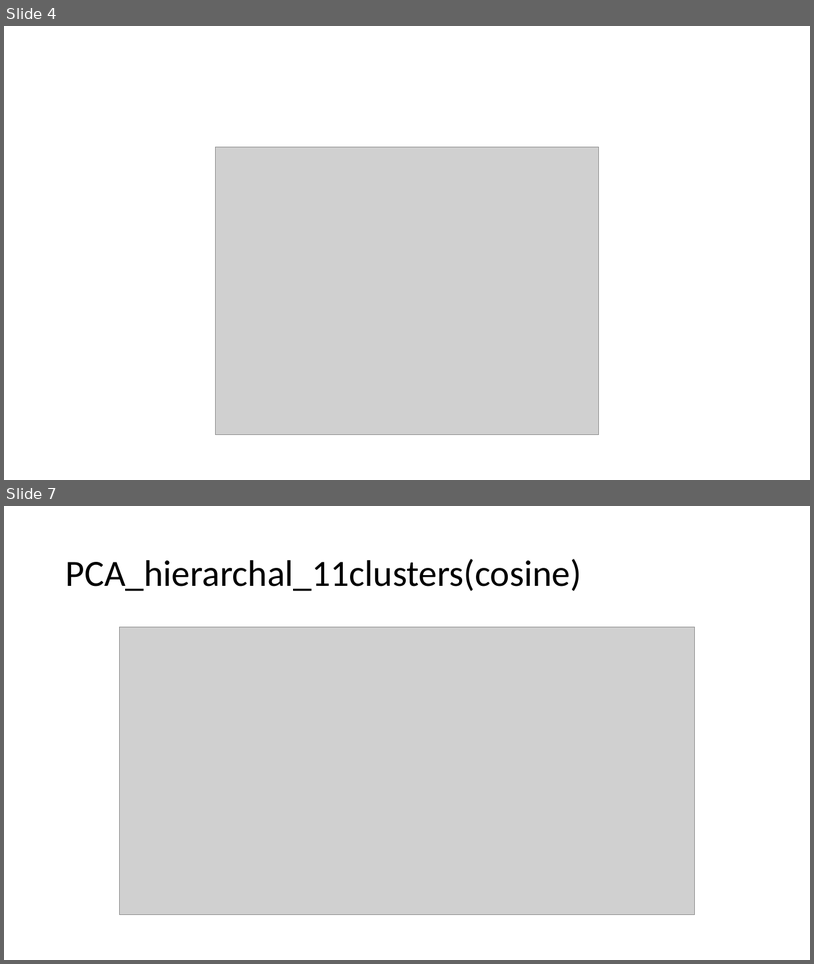
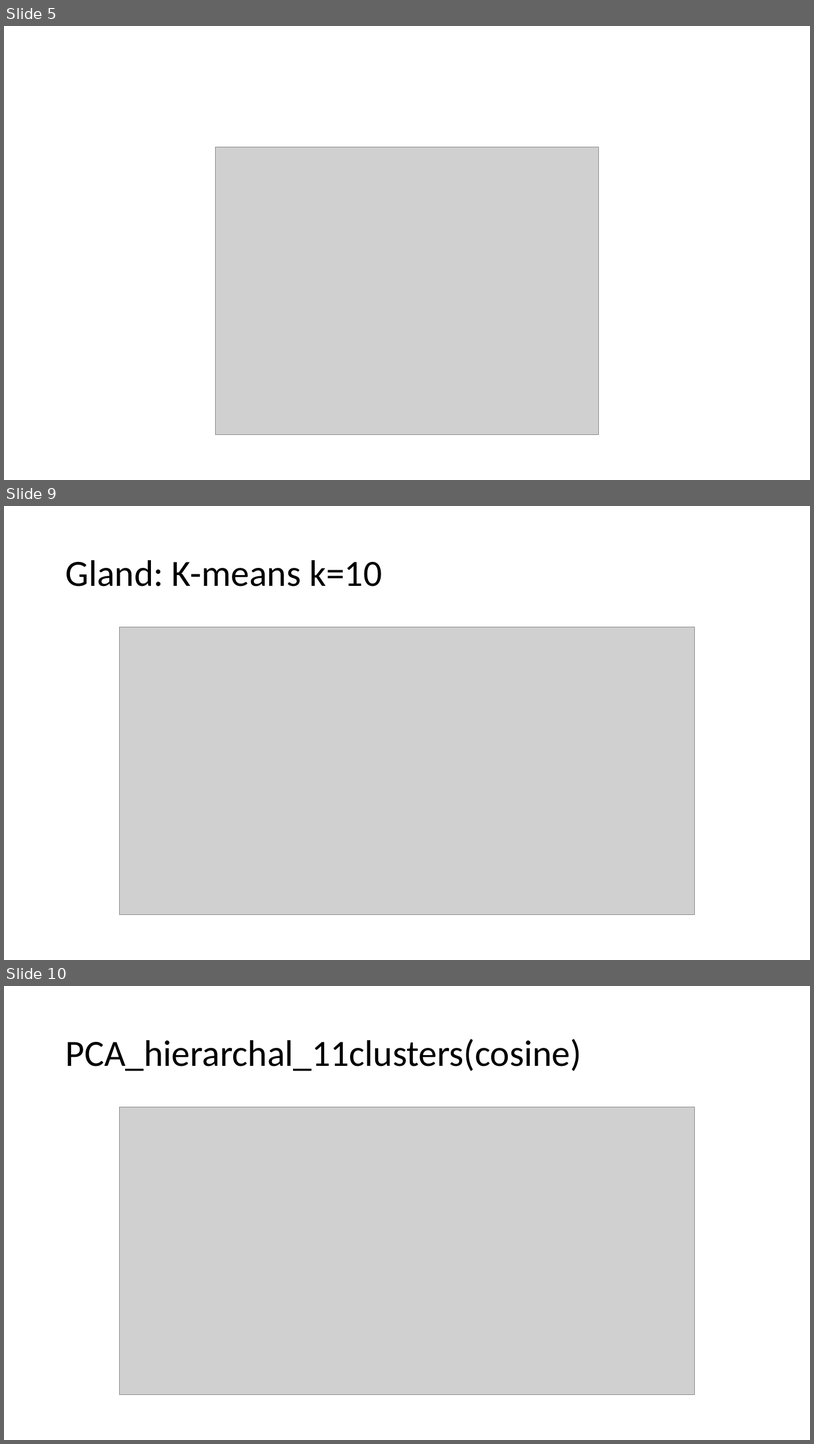
Before and after one commit to clintko/DukeDataPlus2018_DLSC, a slide deck: process_images/meeting618.pptx. Shown one above the other, each under a label of ours: slides 4 and 7 before the commit, slides 5, 9 and 10 after it; the slides between them are not shown. The pictures are 814x964 and 814x1444 pixels, drawn with LibreOffice and Linux fonts; fonts in the diff are those of the drawing; grey boxes stand for pictures. Boxes give left, top, right and bottom in pixels: in the first picture for what was removed or moved away, otherwise in the second. Text is boxed around its words. In the diff, an @@ line names an element or a change of style, - is before the commit and + after.

```diff
--- a/process_images/meeting618.pptx
+++ b/process_images/meeting618.pptx
@@ slide 9 added at (x1=4, y1=506, x2=810, y2=960), background #FFFFFF @@
@@ title added at (x1=65, y1=560, x2=382, y2=586), 44 pt, text #000000 @@
+Gland: K-means k=10
@@ picture added at (x1=120, y1=627, x2=695, y2=915) @@
@@ what was slide 4 is now slide 5 @@
@@ what was slide 7 is now slide 10 @@
```
Also in this commit, not shown: 3 slides changed, 2 other slides added.
